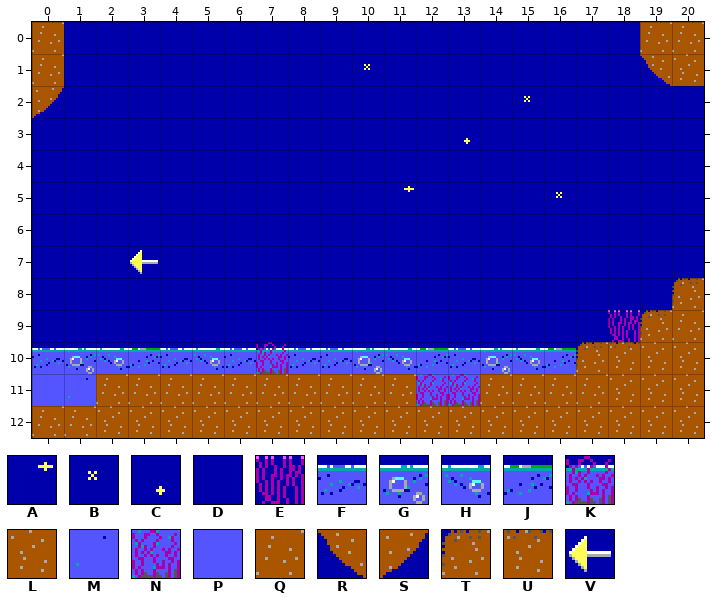
Tiled map, stored at levels/0303.tmx. The picture above was drawn from the file before the commit.
Cells are 16x16 px. Shown: x 0..20, y 0..12.
Key: from "Tileset": A 2, B 22, C 23, D 44, E 61, F 84, G 85, H 86, J 87, K 89, L 102, M 104, N 105, P 106, Q 122, R 164, S 165, T 166, U 167, V 201.
_ is an empty cell.
Layer "bg" before, first column x 0:
 0 QDDDDDDDDDDDDDDDDDDQQ
 1 QDDDDDDDDDBDDDDDDDDRL
 2 SDDDDDDDDDDDDDDBDDDDD
 3 DDDDDDDDDDDDDCDDDDDDD
 4 DDDDDDDDDDDDDDDDDDDDD
 5 DDDDDDDDDDDADDDDBDDDD
 6 DDDDDDDDDDDDDDDDDDDDD
 7 DDDVDDDDDDDDDDDDDDDDD
 8 DDDDDDDDDDDDDDDDDDDDT
 9 DDDDDDDDDDDDDDDDDDETQ
10 FGHJFHFKFFGHJFGHJTULL
11 PMQQQQQQQQQQNNQQQQLLL
12 QQLLLLLLLLLLLLLLLLLLL
Now the later version:
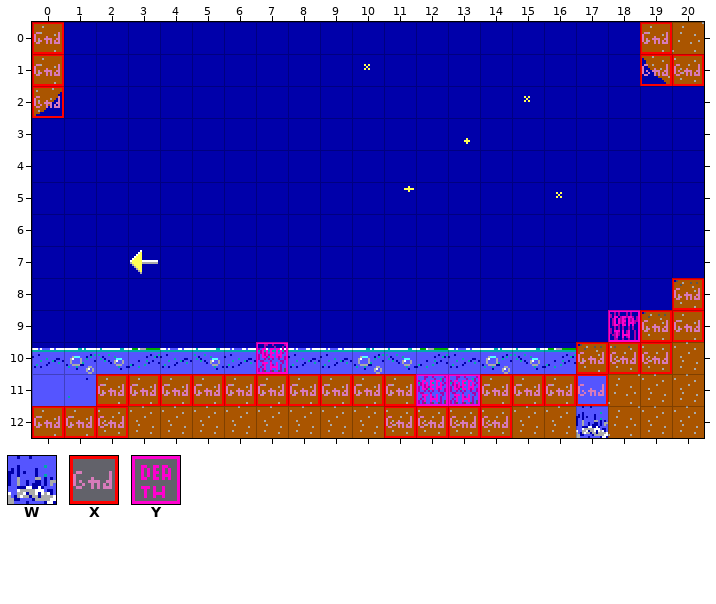
Further tiles: from "Tileset": W 128; from "obj_layer": X 1, Y 3.
Tiles of an added or newly shown layer are drawn over the layers below it.
Edits made:
Changed rows in their new state; . is an unchanged cell.
Layer "bg":
first column x 17:
11 PQ
12 WQ
Layer "col" (now shown):
first column x 0:
 0 X..................X.
 1 X..................XX
 2 X....................
first column x 0:
 8 ....................X
 9 ..................YXX
10 .......Y.........XXX.
11 ..XXXXXXXXXXYYXXXX...
12 XXX........XXXX......
